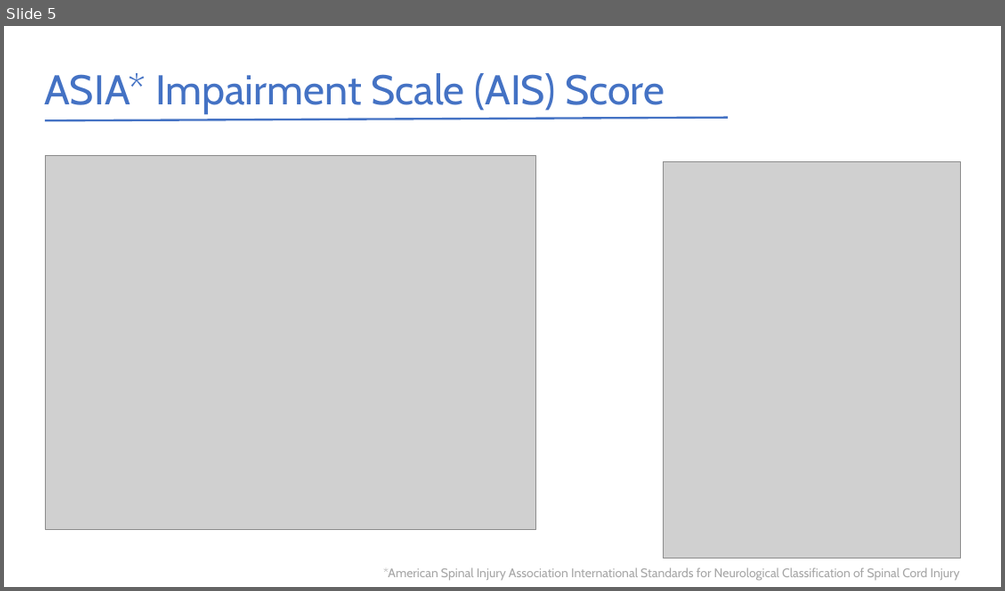
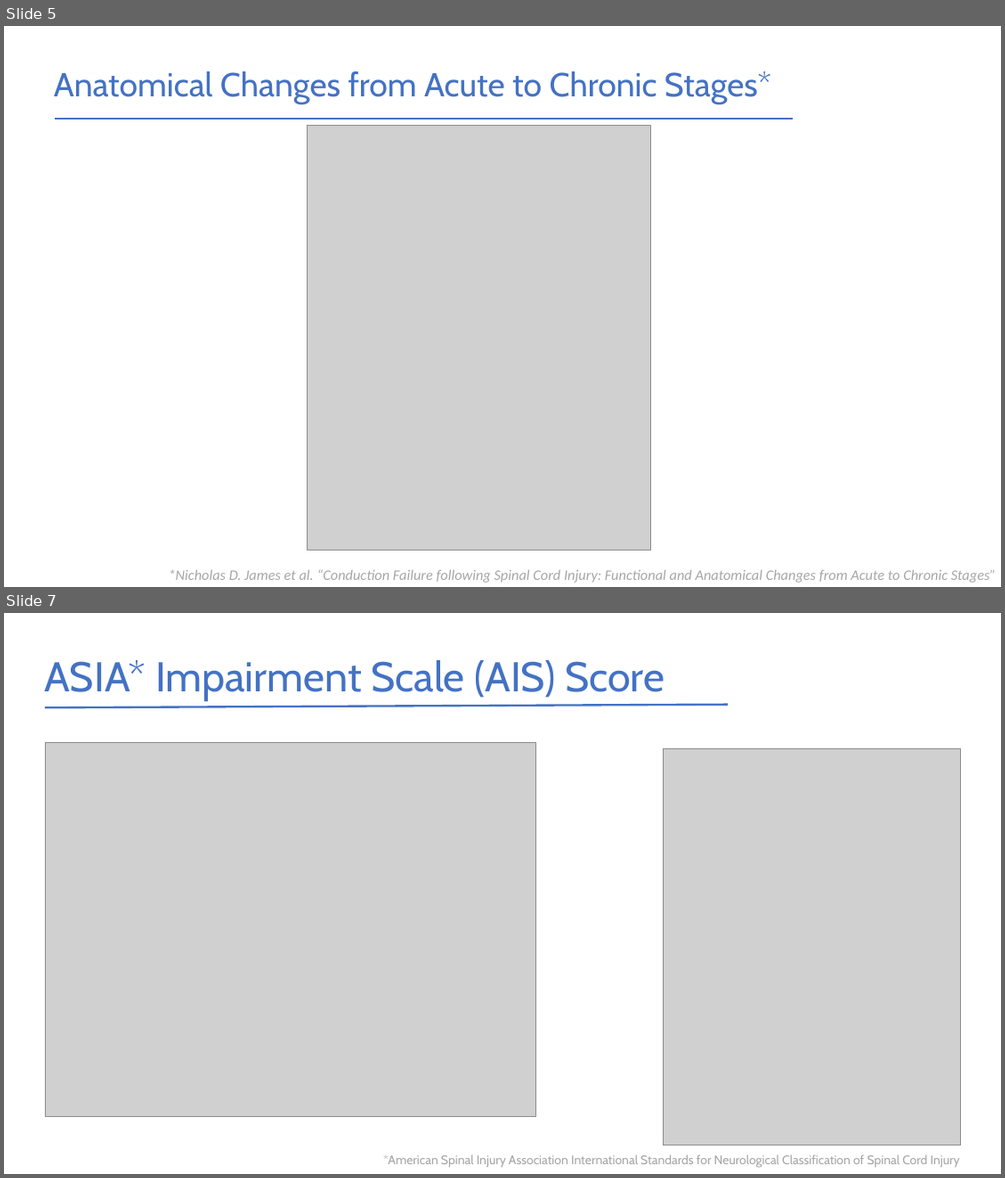
Before and after one commit to ygrepo/Cell-and-Tissue-Engineering, a slide deck: Module_11_StemCells/Conclusion_project/Presentation.pptx. Shown one above the other, each under a label of ours: slide 5 before the commit, slides 5 and 7 after it; the slides between them are not shown. The pictures are 1005x591 and 1005x1178 pixels, drawn with LibreOffice and Linux fonts; fonts in the diff are those of the drawing; grey boxes stand for pictures. Boxes give left, top, right and bottom in pixels: in the first picture for what was removed or moved away, otherwise in the second. Text is boxed around its words. In the diff, an @@ line names an element or a change of style, - is before the commit and + after.

```diff
--- a/Module_11_StemCells/Conclusion_project/Presentation.pptx
+++ b/Module_11_StemCells/Conclusion_project/Presentation.pptx
@@ slide 5 added at [4, 26, 1001, 587], background #FFFFFF @@
@@ text added at [54, 71, 771, 103], 32 pt, text #4472C4 @@
+Anatomical Changes from Acute to Chronic Stages*
@@ line added from (54, 119) to (793, 119), #4472C4 2 pt @@
@@ picture added at [307, 126, 651, 550] @@
@@ text added at [169, 570, 995, 582], 14 pt, text #A6A6A6, italic @@
+*Nicholas D. James et al. “Conduction Failure following Spinal Cord Injury: Functional and Anatomical Changes from Acute to Chronic Stages”
@@ what was slide 5 is now slide 7 @@
```
Also in this commit, not shown: 3 slides changed, 1 other slide added, 20 other files.
